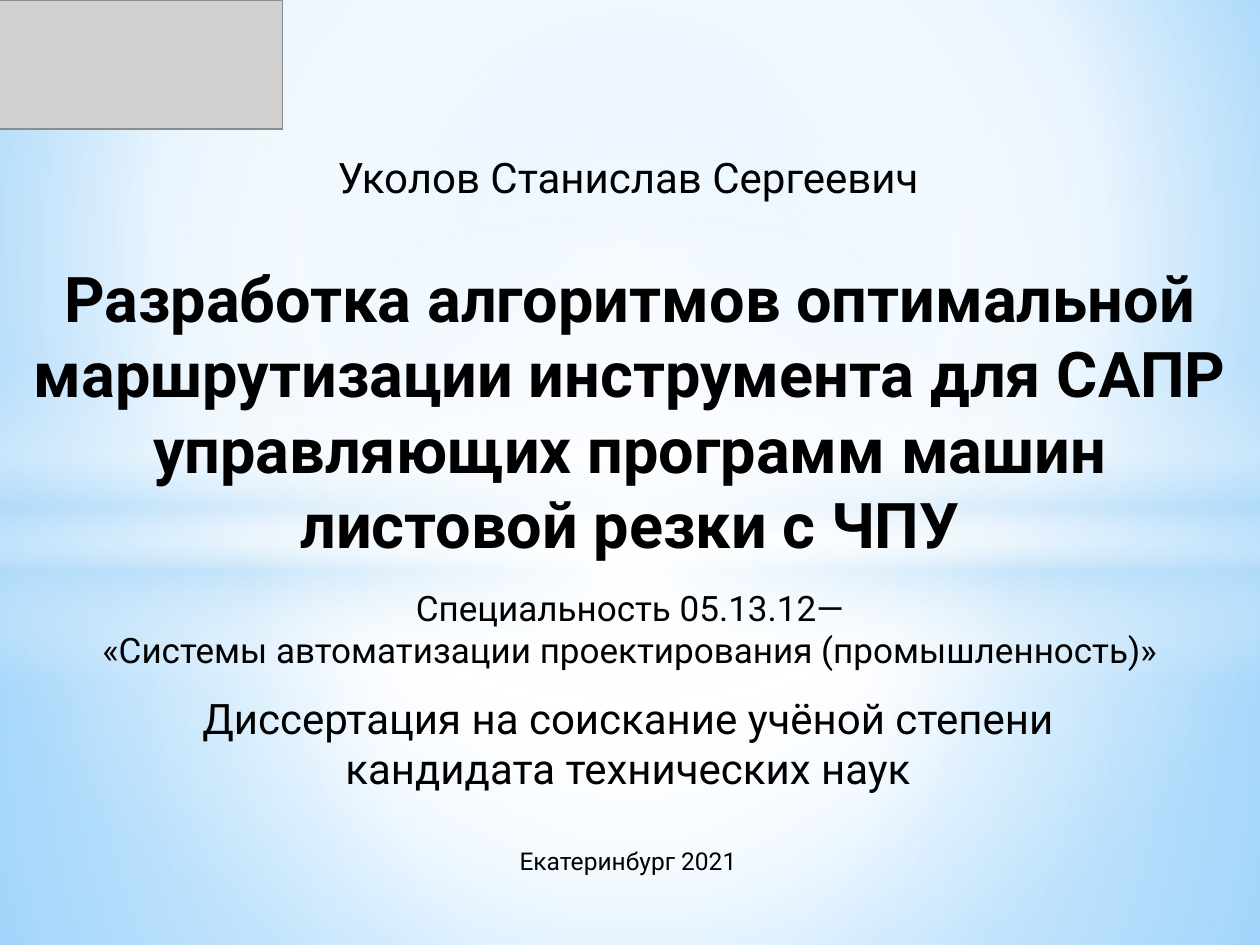
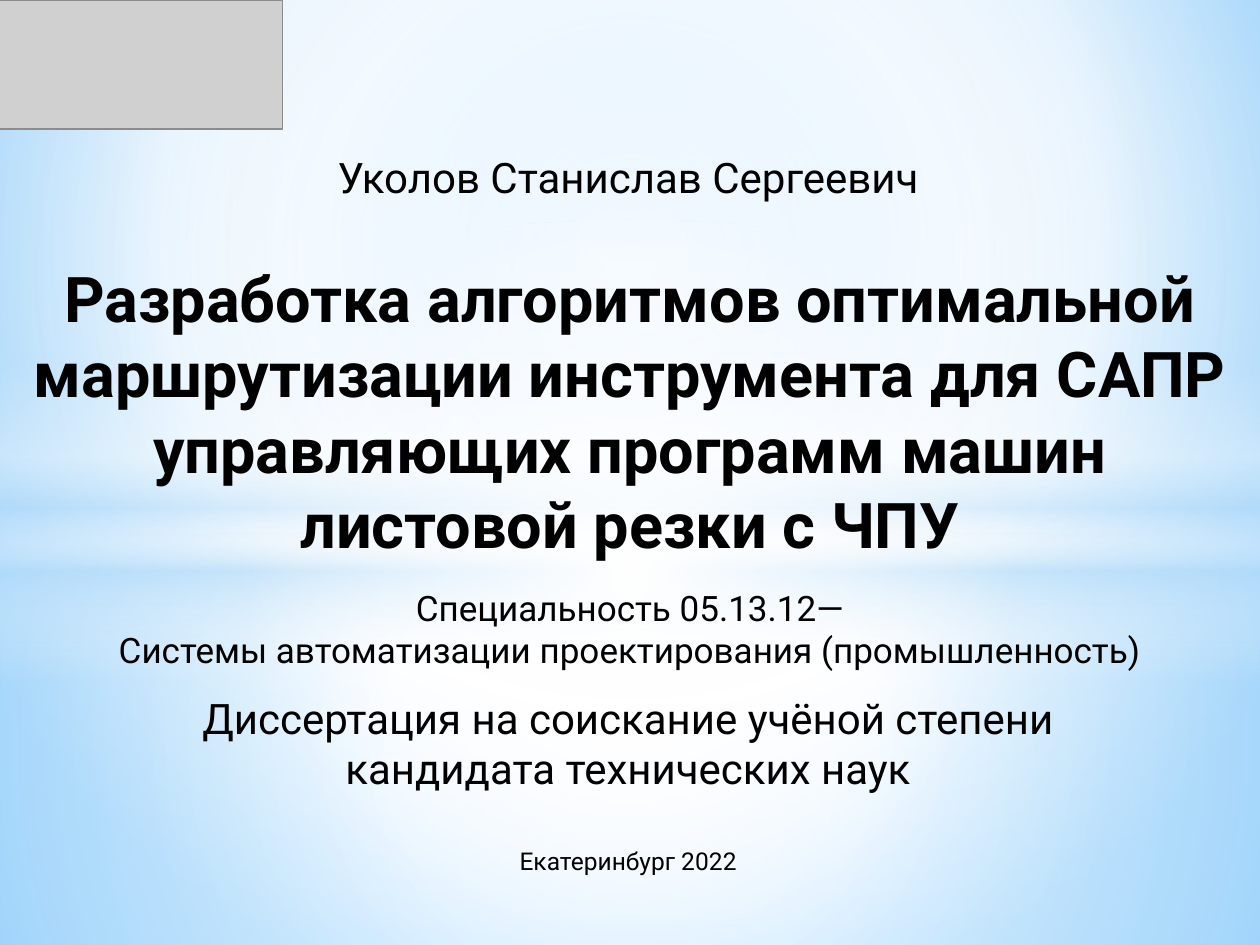
Before and after one commit to ukoloff/these, a slide deck: slide 1 of docx/К заседанию/30 Доклад.pptx. Drawn at 1260x945 pixels with LibreOffice and Linux fonts; fonts in the diff are those of the drawing; grey boxes stand for pictures. Boxes give left, top, right and bottom in pixels: in the first picture for what was removed or moved away, otherwise in the second. Text is boxed around its words. In the diff, an @@ line names an element or a change of style, - is before the commit and + after.

```diff
--- a/docx/К заседанию/30 Доклад.pptx
+++ b/docx/К заседанию/30 Доклад.pptx
@@ text at (119,635,1140,671): text changed @@
-«Системы автоматизации проектирования (промышленность)»
+Системы автоматизации проектирования (промышленность)
@@ text at (520,851,736,876): text changed @@
-Екатеринбург 2021
+Екатеринбург 2022
```
Also in this commit, not shown: 5 other slides changed, 4 slides removed.
